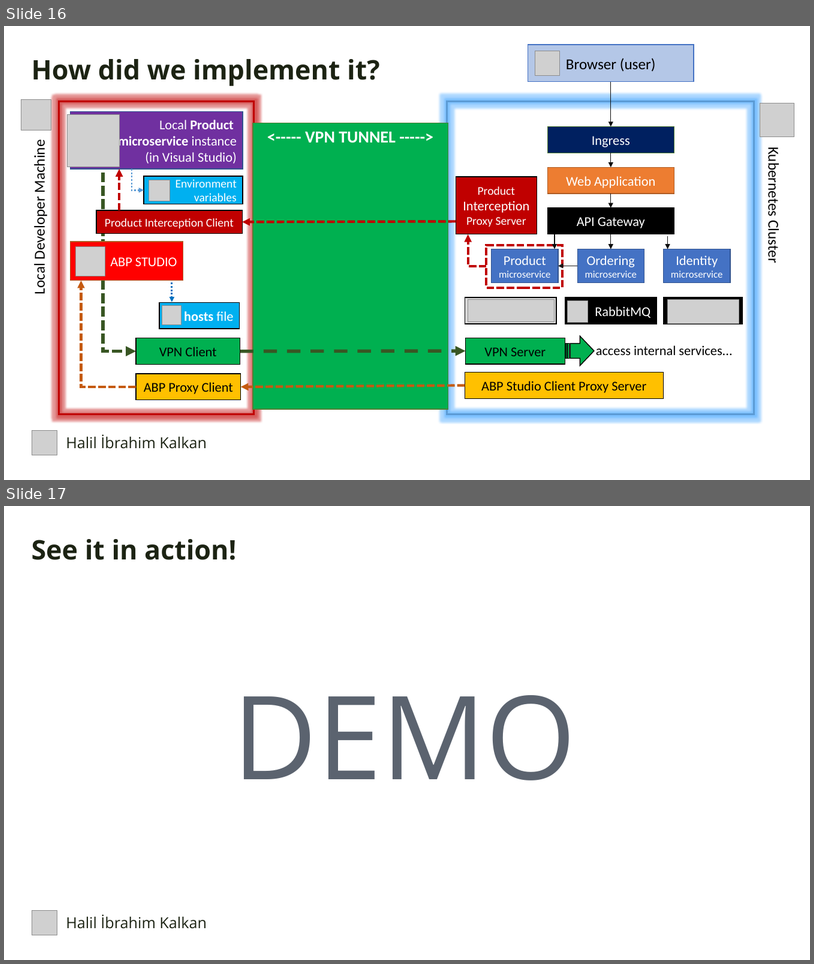
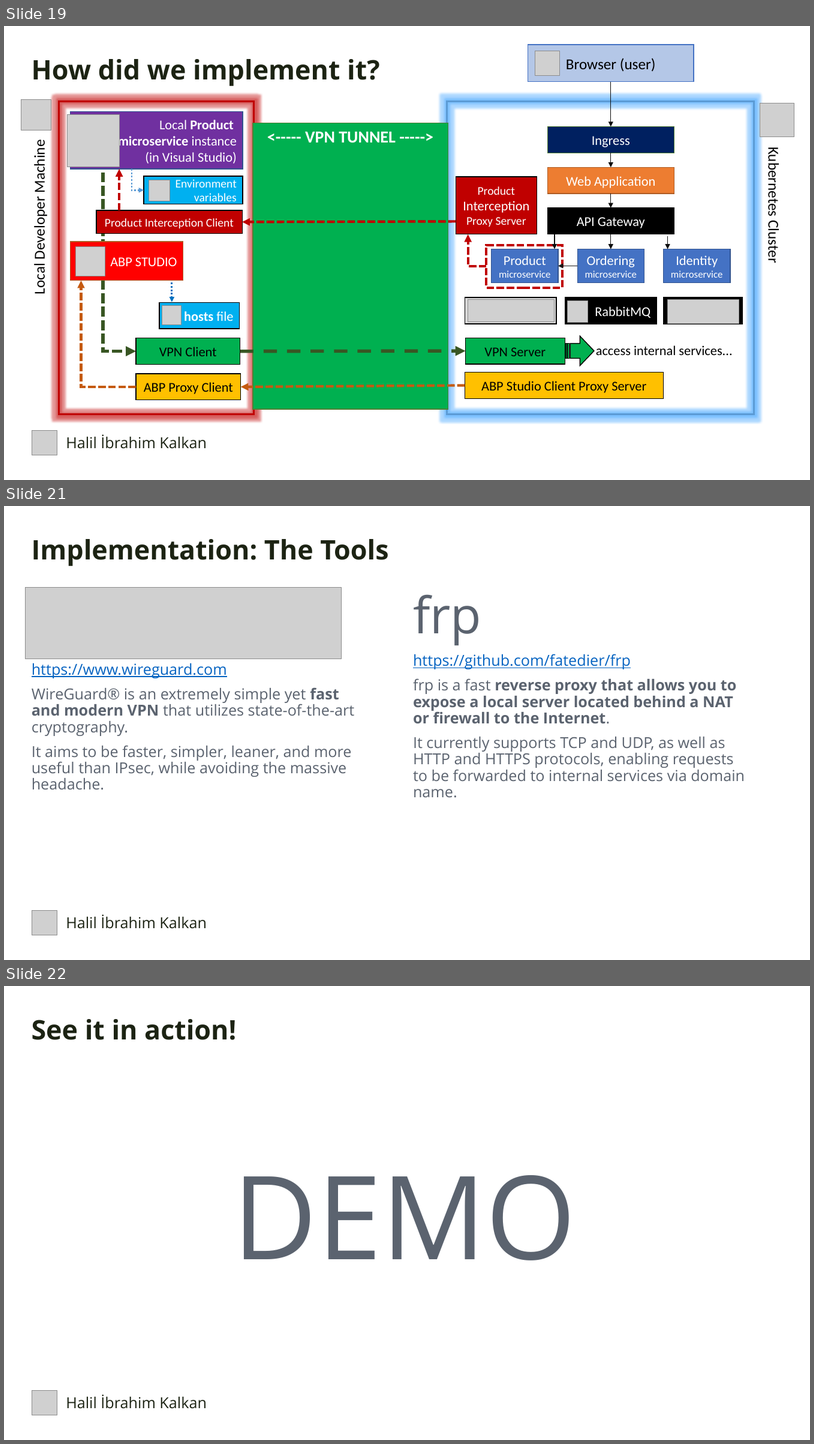
Before and after one commit to hikalkan/presentations, a slide deck: 2024-05-24 DevDays Kubernetes Integrated Dev Environment/Kubernetes Presentation.pptx. Shown one above the other, each under a label of ours: slides 16 and 17 before the commit, slides 19, 21 and 22 after it; the slides between them are not shown. The pictures are 814x964 and 814x1444 pixels, drawn with LibreOffice and Linux fonts; fonts in the diff are those of the drawing; grey boxes stand for pictures; background and template pictures are left out. Boxes give left, top, right and bottom in pixels: in the first picture for what was removed or moved away, otherwise in the second. Text is boxed around its words. In the diff, an @@ line names an element or a change of style, - is before the commit and + after.

```diff
--- a/2024-05-24 DevDays Kubernetes Integrated Dev Environment/Kubernetes Presentation.pptx
+++ b/2024-05-24 DevDays Kubernetes Integrated Dev Environment/Kubernetes Presentation.pptx
@@ slide 21 added at (4,506,810,960), background picture (left out) @@
@@ text added at (32,539,389,566), 32 pt, text #1C2313, bold @@
+Implementation: The Tools
@@ picture added at (25,587,341,658) @@
@@ text added at (413,594,745,798), 18 pt, text #5B636F @@
+frp
+https://github.com/fatedier/frp
+frp is a fast reverse proxy that allows you to expose a local server located behind a NAT or firewall to the Internet.
+It currently supports TCP and UDP, as well as HTTP and HTTPS protocols, enabling requests to be forwarded to internal services via domain name.
@@ text added at (32,663,355,790), 18 pt, text #5B636F @@
+https://www.wireguard.com
+WireGuard® is an extremely simple yet fast and modern VPN that utilizes state-of-the-art cryptography.
+It aims to be faster, simpler, leaner, and more useful than IPsec, while avoiding the massive headache.
@@ picture added at (32,910,57,935) @@
@@ text added at (66,914,206,928), 18 pt, text #1C2313 @@
+Halil İbrahim Kalkan
@@ what was slide 16 is now slide 19 @@
@@ what was slide 17 is now slide 22 @@
```
Also in this commit, not shown: 3 slides changed, 4 other slides added.
